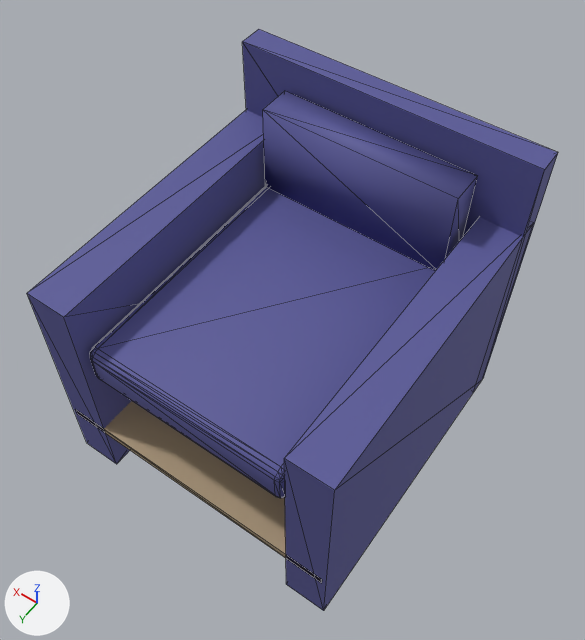
An edit to the glTF model ev_engine/assets/armchair.glb, drawn before and after from the same camera.
One viewpoint serves both versions: a 50 mm lens placed at (-0.642, 0.888, 1.777), pointed at (-0.005, -0.003, 0.376). The axes (+X, +Y, +Z) are drawn at lower left. The lights are the same throughout. The picture after the commit comes second. Mesh edges are drawn as thin lines. Vertices at exactly the same position are counted once.

The scene before the commit, as lines of its bpy script (objects in view):
```python
me_cube_001 = bpy.data.meshes.new('Cube.001')
me_cube_001.from_pydata(...)  # 200 vertices, 360 faces; spans x -0.355..0.355, y -0.38..0.37, z -0.001..0.76
# faces by material slot: [236, 124]
me_cube_001.materials.append(mat_ev_leather)  # blue #585898
me_cube_001.materials.append(mat_ev_wood)  # beige #ac9678
ob_armchair = bpy.data.objects.new('Armchair', me_cube_001)
ob_armchair.location = (0.0, 0.0, 0.0)
```
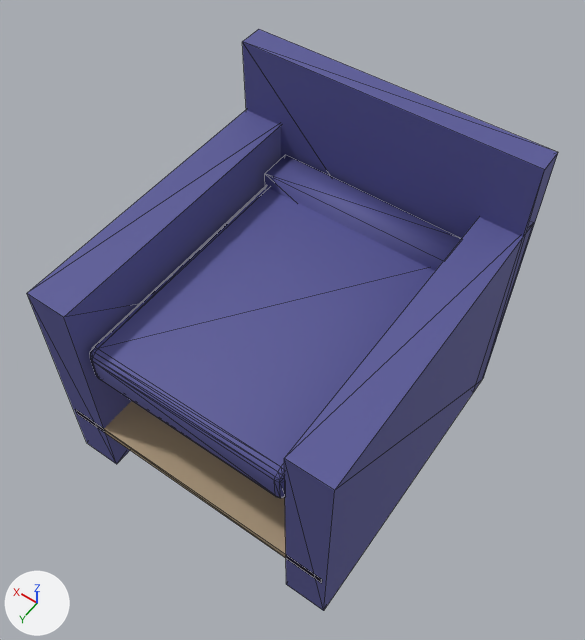
Diff of the bpy script that builds the scene:
```diff
--- a/ev_engine/assets/armchair.glb.py
+++ b/ev_engine/assets/armchair.glb.py
@@ me_cube_001 @@
 me_cube_001.from_pydata(...)  # 200 vertices, 360 faces; spans x -0.355..0.355, y -0.38..0.37, z -0.001..0.76
 # used by ob_armchair; location = (0.0, 0.0, 0.0)
+# me_cube_001 part 1: the loose piece of 8 vertices spanning x -0.235..0.235, y -0.31..-0.23, z 0.47..0.69 is moved by (0.0, 0.0, -0.18)
 me_cube_001.materials.append(mat_ev_leather)
```

Where the change shows, as pixel boxes (x1, y1, x2, y2) in the pictures (585 x 640 px; the box of a moved part takes in the faces that stretch with it):
part 1 of me_cube_001, moved or reshaped: before (263, 91, 477, 271); after (265, 155, 461, 271)
